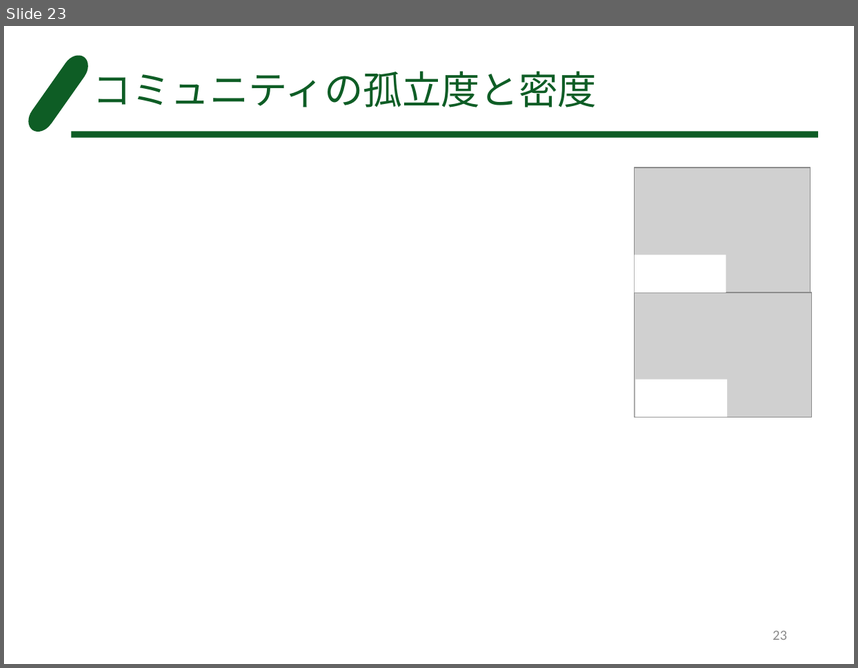
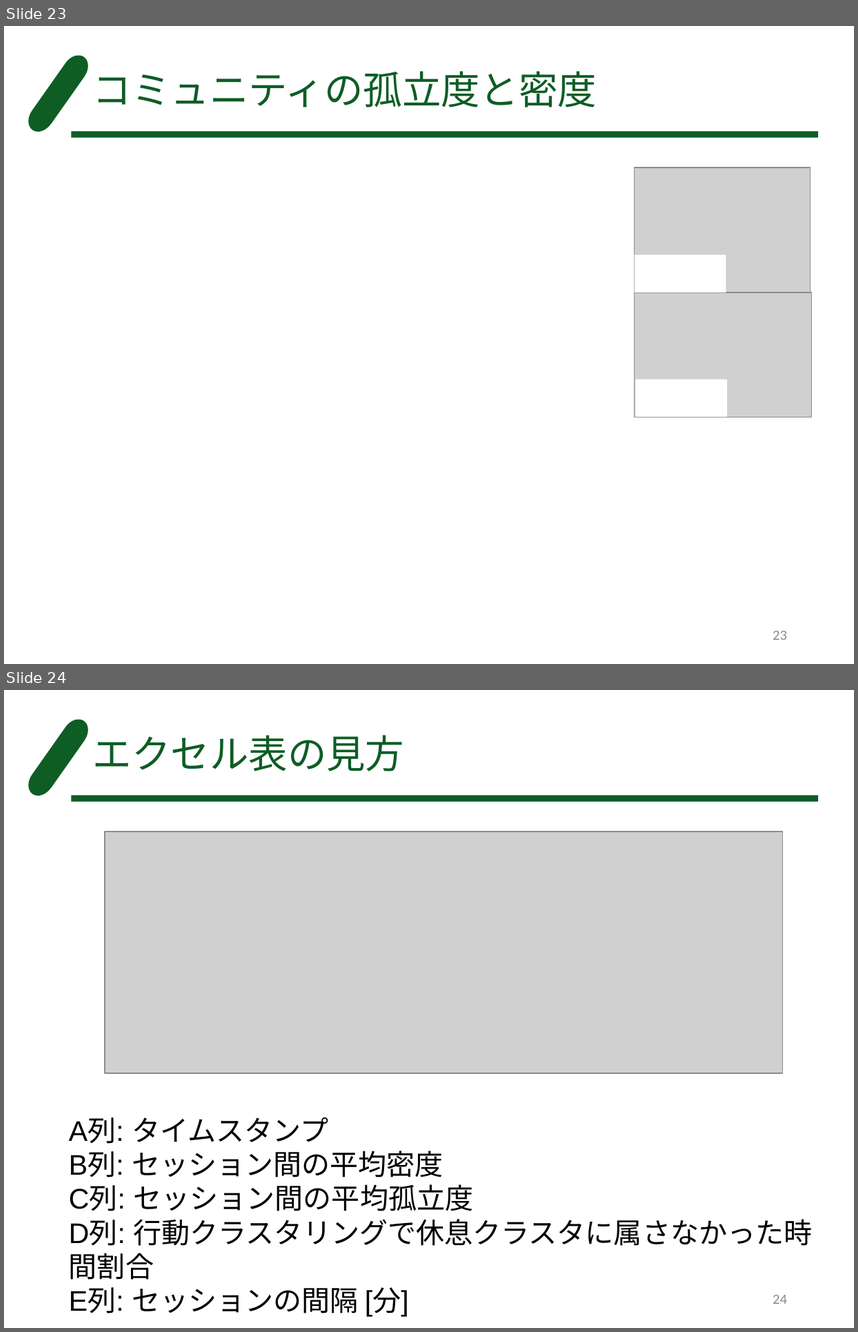
Before and after one commit to FUKUSHUN/cow_python, a slide deck: behavior_detection.pptx. Shown one above the other, each under a label of ours: slide 23 before the commit, slides 23 and 24 after it. The pictures are 858x668 and 858x1332 pixels, drawn with LibreOffice and Linux fonts; fonts in the diff are those of the drawing; grey boxes stand for pictures. Boxes give left, top, right and bottom in pixels: in the first picture for what was removed or moved away, otherwise in the second. Text is boxed around its words. In the diff, an @@ line names an element or a change of style, - is before the commit and + after.

Commit message:
12/3 説明スライドと評価のために作った可視化プログラム

```diff
--- a/behavior_detection.pptx
+++ b/behavior_detection.pptx
@@ slide 24 added at <box>4,690,854,1328</box>, background #FFFFFF; not listed: 2 template elements that a slide beside it also shows @@
@@ title added at <box>93,735,405,771</box>, 33 pt, text #0E5D25 @@
+エクセル表の見方
@@ picture added at <box>105,832,783,1074</box> @@
@@ text added at <box>69,1117,812,1316</box>, 24 pt, text #000000 @@
+A列: タイムスタンプ
+B列: セッション間の平均密度
+C列: セッション間の平均孤立度
+D列: 行動クラスタリングで休息クラスタに属さなかった時間割合
+E列: セッションの間隔 [分]
@@ page number added at <box>773,1294,787,1303</box>, 12 pt, text #8C8C8C @@
+24
```
Also in this commit, not shown: 1 slide changed, 3 other files.
